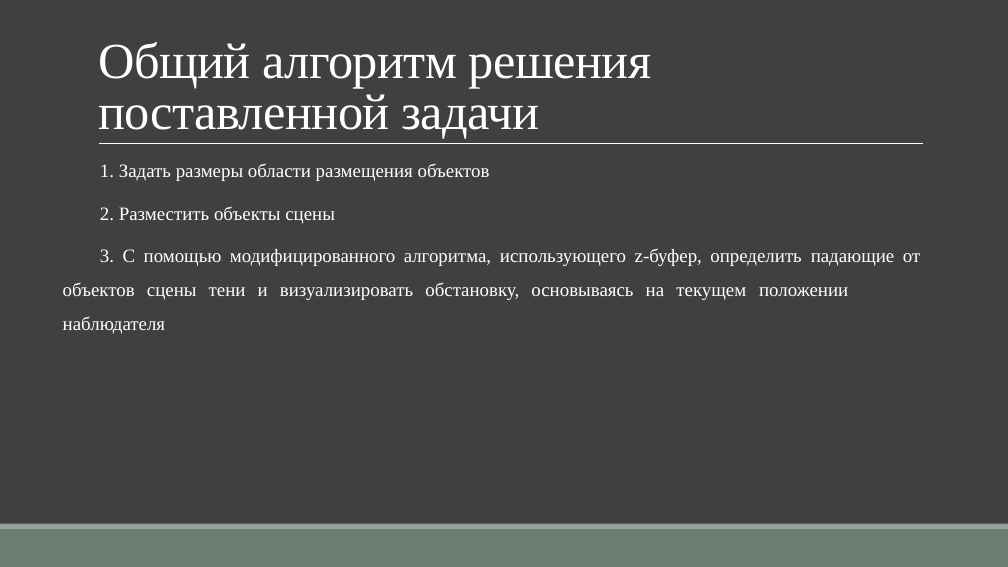
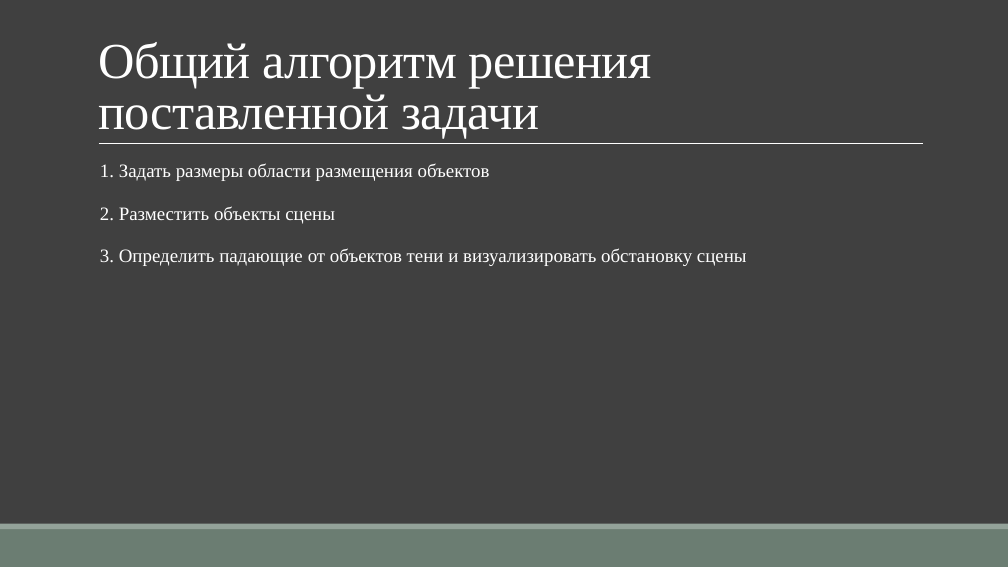
Before and after one commit to TheSawIsTheLaw/ComputerGraphicsCoursework, a slide deck: slide 6 of Presentation/CurseWorkYakuba.pptx (slide 5 before the commit). Drawn at 1008x567 pixels with LibreOffice and Linux fonts; fonts in the diff are those of the drawing. Boxes give left, top, right and bottom in pixels: in the first picture for what was removed or moved away, otherwise in the second. Text is boxed around its words. In the diff, an @@ line names an element or a change of style, - is before the commit and + after.

```diff
--- a/Presentation/CurseWorkYakuba.pptx
+++ b/Presentation/CurseWorkYakuba.pptx
@@ text at box(100, 248, 747, 266): text changed @@
-3. С помощью модифицированного алгоритма, использующего z-буфер, определить падающие от объектов сцены тени и визуализировать обстановку, основываясь на текущем положении наблюдателя
+3. Определить падающие от объектов тени и визуализировать обстановку сцены
```
Also in this commit, not shown: 10 other slides changed, 2 slides added.
